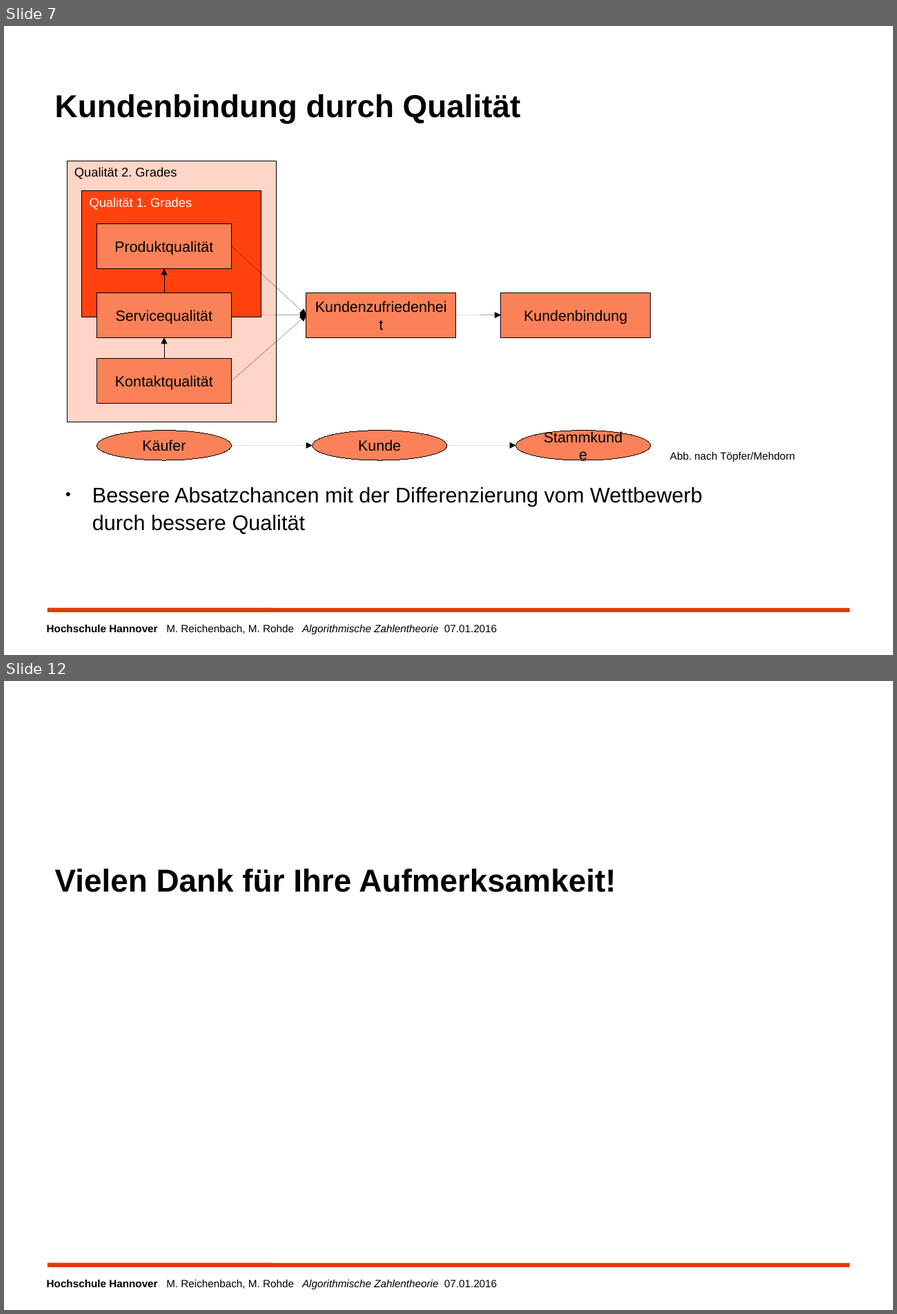
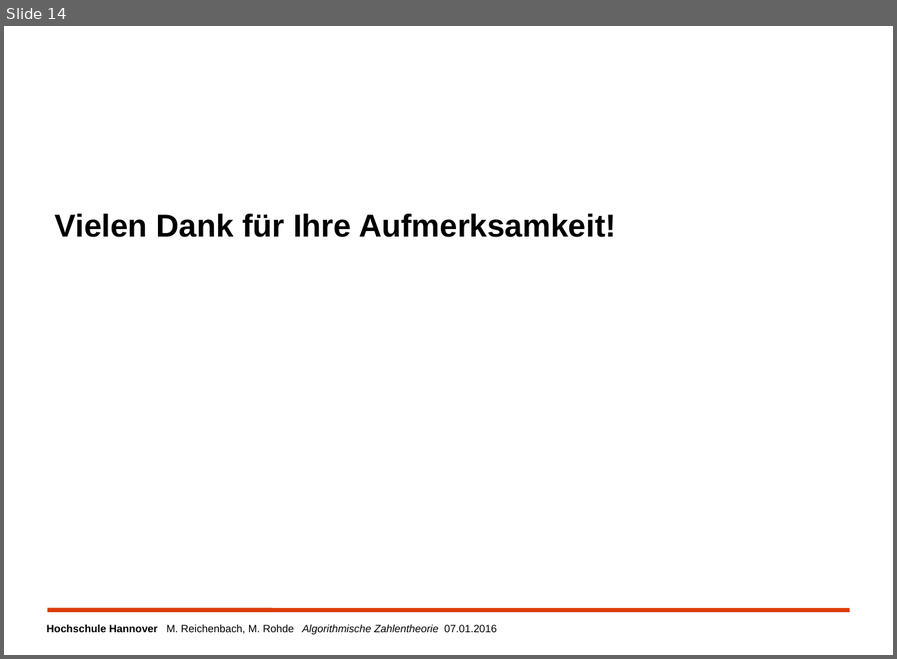
Before and after one commit to MReichenbach/SeminarAK, a slide deck: vortrag/AuKSeminarZahlentheorie.odp. Shown one above the other, each under a label of ours: slides 7 and 12 before the commit, slide 14 after it; the slides between them are not shown. The pictures are 897x1314 and 897x659 pixels, drawn with LibreOffice and Linux fonts; fonts in the diff are those of the drawing; background and template pictures are left out. Boxes give left, top, right and bottom in pixels: in the first picture for what was removed or moved away, otherwise in the second. Text is boxed around its words. In the diff, an @@ line names an element or a change of style, - is before the commit and + after.

```diff
--- a/vortrag/AuKSeminarZahlentheorie.odp
+++ b/vortrag/AuKSeminarZahlentheorie.odp
@@ slide 7 removed at (x1=4, y1=26, x2=893, y2=655), background #FFFFFF; not listed: 2 template elements that a slide beside it also shows @@
@@ title removed at (x1=55, y1=94, x2=521, y2=123) @@
-Kundenbindung durch Qualität
@@ rectangle removed at (x1=67, y1=161, x2=277, y2=421) @@
-Qualität 2. Grades
@@ rectangle removed at (x1=81, y1=191, x2=261, y2=317) @@
-Qualität 1. Grades
@@ rectangle removed at (x1=96, y1=223, x2=231, y2=268) @@
-Produktqualität
@@ arrow removed from (231, 245) to (307, 315) @@
@@ elbow arrow removed from (164, 292) to (164, 268) @@
@@ rectangle removed at (x1=96, y1=292, x2=231, y2=337) @@
-Servicequalität
@@ rectangle removed at (x1=307, y1=292, x2=457, y2=337) @@
-Kundenzufriedenheit
@@ rectangle removed at (x1=501, y1=292, x2=651, y2=337) @@
-Kundenbindung
@@ arrow removed from (231, 315) to (307, 315) @@
@@ arrow removed from (231, 381) to (307, 315) @@
@@ arrow removed from (455, 315) to (501, 315) @@
@@ elbow arrow removed from (164, 358) to (164, 337) @@
@@ rectangle removed at (x1=96, y1=358, x2=231, y2=403) @@
-Kontaktqualität
@@ ellipse removed at (x1=96, y1=430, x2=231, y2=459) @@
-Käufer
@@ ellipse removed at (x1=312, y1=430, x2=447, y2=459) @@
-Kunde
@@ ellipse removed at (x1=516, y1=430, x2=651, y2=459) @@
-Stammkunde
@@ arrow removed from (231, 445) to (312, 445) @@
@@ arrow removed from (447, 445) to (516, 445) @@
@@ text removed at (x1=670, y1=452, x2=795, y2=461) @@
-Abb. nach Töpfer/Mehdorn
@@ text removed at (x1=92, y1=486, x2=702, y2=534) @@
-● Bessere Absatzchancen mit der Differenzierung vom Wettbewerb durch bessere Qualität
@@ what was slide 12 is now slide 14 @@
```
Also in this commit, not shown: 12 slides added, 9 other slides removed.
